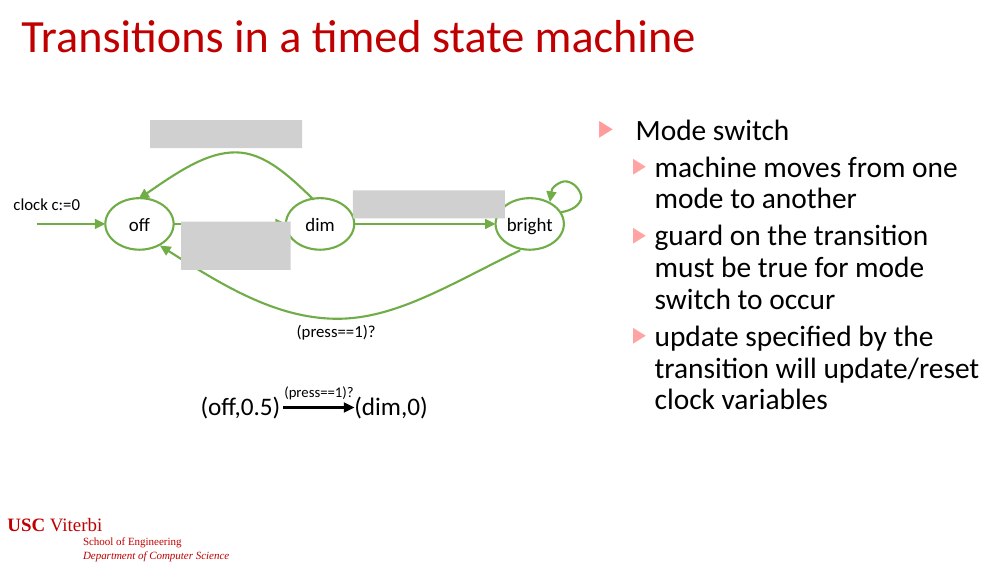
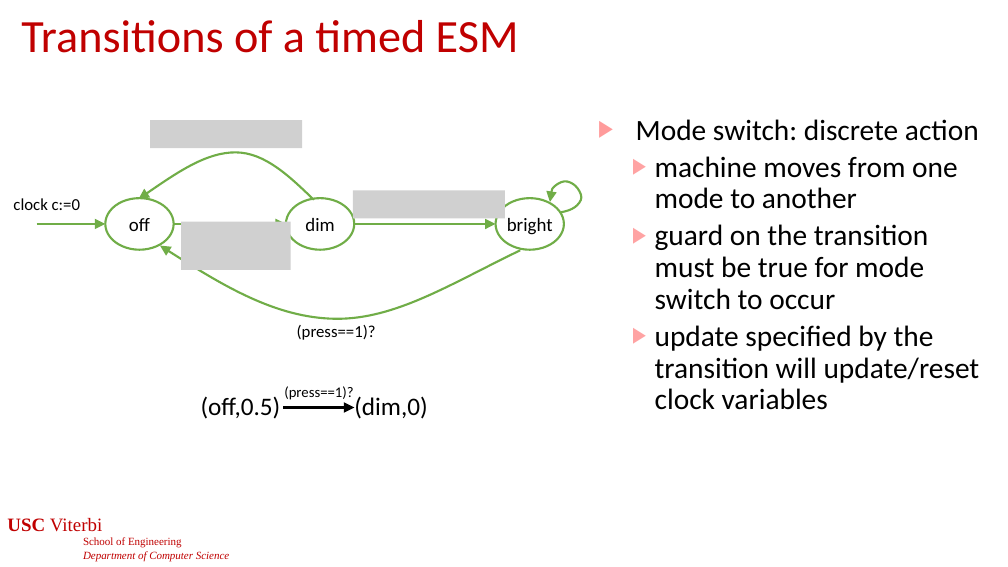
Before and after one commit to jdeshmukh/jdeshmukh.github.io, a slide deck: slide 5 of teaching/cs513slides/lecture2-Timed-Models.pptx (slide 4 before the commit). Drawn at 1008x567 pixels with LibreOffice and Linux fonts; fonts in the diff are those of the drawing; grey boxes stand for pictures; background and template pictures are left out. Boxes give left, top, right and bottom in pixels: in the first picture for what was removed or moved away, otherwise in the second. Text is boxed around its words. In the diff, an @@ line names an element or a change of style, - is before the commit and + after.

```diff
--- a/teaching/cs513slides/lecture2-Timed-Models.pptx
+++ b/teaching/cs513slides/lecture2-Timed-Models.pptx
@@ title at <box>21,20,519,53</box>: text changed @@
-Transitions in a timed state machine
+Transitions of a timed ESM
@@ text at <box>636,119,979,141</box>: text changed @@
-▶ Mode switch
+▶ Mode switch: discrete action
```
Also in this commit, not shown: 3 other slides changed, 1 slide added, 4 other files.
